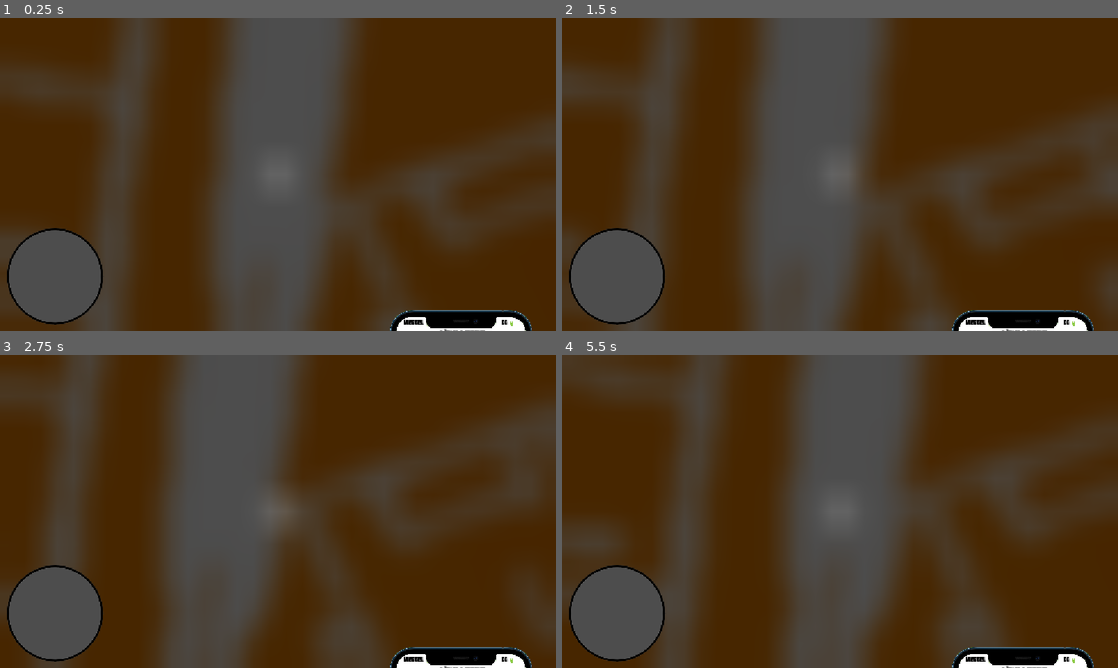
Above: before the commit, frames 1-4 (two rows, left to right).
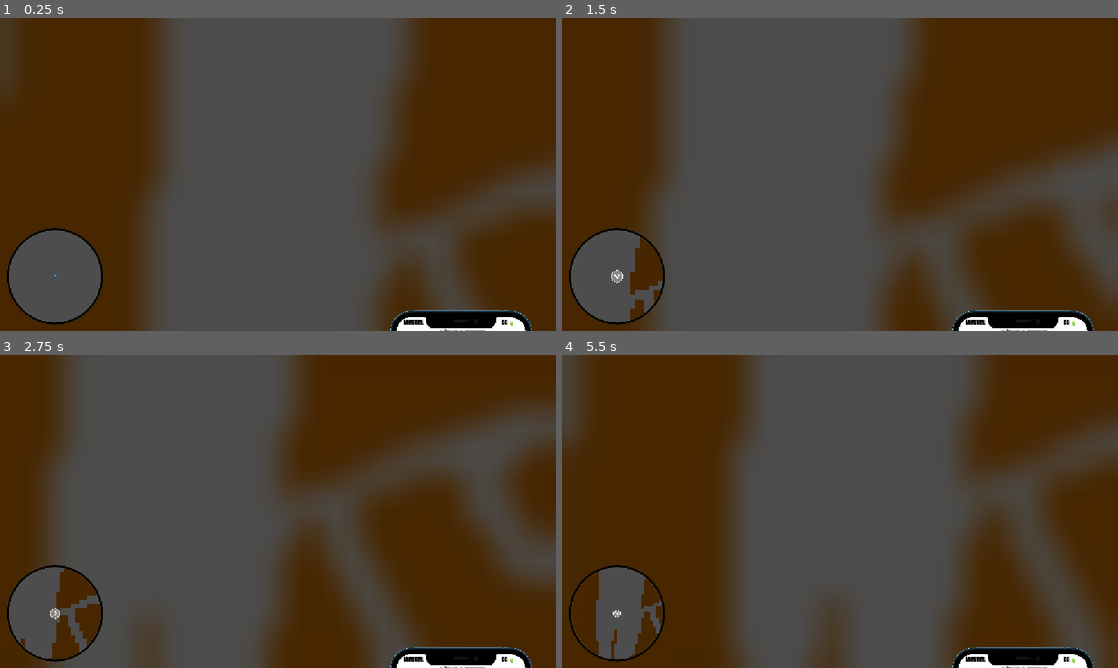
Above: after the commit, the same moments.

Repository: mihhidzvodichvutru/GTA-1.8
Game: Godot game, scene res://main_map.tscn
The game is run twice, just before and just after one commit, with the same random seed, the same clock (stepped at 60 frames per second) and the same inputs. The engine's default icon, where the game draws it, is replaced by a stand-in: a white triangle on a blue panel in a dark square.
Inputs (mouse positions are in pixels of both pictures, inside the frame that each line leads up to):
- Up to frame 1 (0.25 s): no input
- Up to frame 2 (1.5 s): tap Enter at 0.5 s; move the mouse to (962, 158) at 0.52 s; hold D 0.53-1.28 s; move the mouse to (728, 190) at 1.27 s; hold S from 1.28 s (still down)
- Up to frame 3 (2.75 s): move the mouse to (333, 442) at 2.02 s; release S at 2.03 s; hold D from 2.03 s (still down)
- Up to frame 4 (5.5 s): move the mouse to (812, 574) at 2.77 s; release D at 2.78 s; hold W 2.78-3.53 s; tap Space at 3.5 s; move the mouse to (1006, 558) at 3.52 s; hold A 3.53-5.03 s; move the mouse to (673, 464) at 4.27 s; move the mouse to (867, 511) at 5.02 s; hold S from 5.03 s (still down)

The runs differ from the first frame. In frame 1, 40% of the frame differs, in the area x 0-100%, y 0-100%; in frame 2, 36%; in frame 3, 31%; in frame 4, 43%.
Error before the commit: Parse Error: Identifier "GameManager" not declared in the current scope. (res://main_map.gd:309)
Error after the commit: Invalid access to property or key 'mau' on a base object of type 'CharacterBody2D (shipper.gd)'. (res://hud.gd:27)

Commit message:
fix 22/4

Diff:
--- a/project.godot
+++ b/project.godot
@@ -19,6 +19,7 @@
 
 PauseMenu="*uid://bjfgo7punb371"
 WantedManager="*uid://e5utqusvijh3"
+GameManager="*uid://cajom18y5h406"
 
 [display]
 
